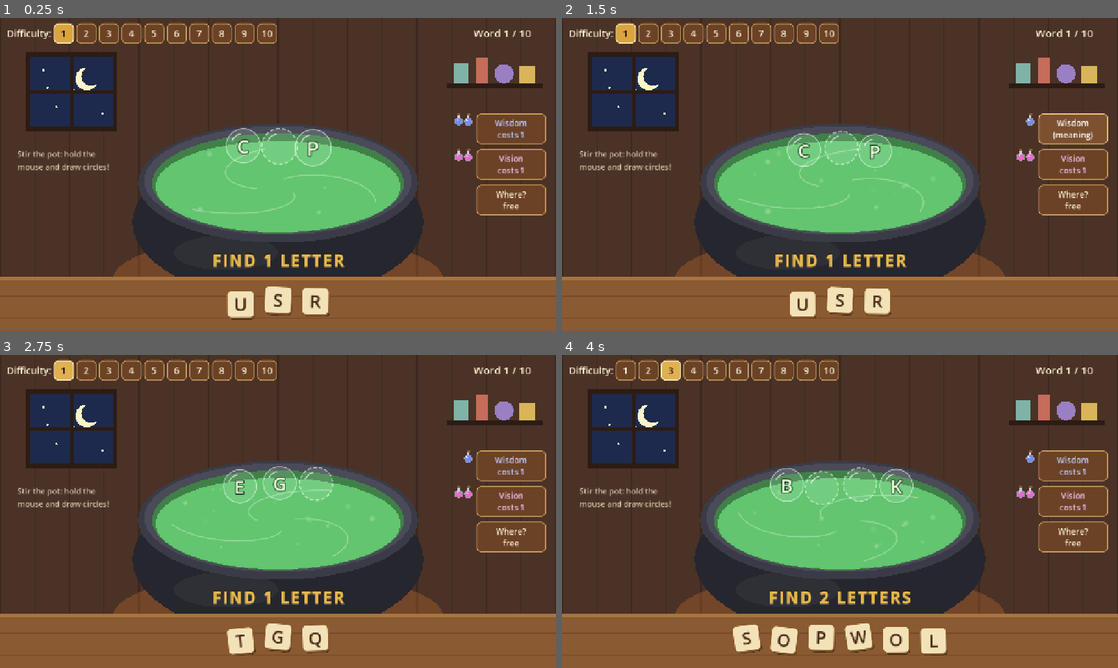
Above: before the commit, frames 1-4 (two rows, left to right).
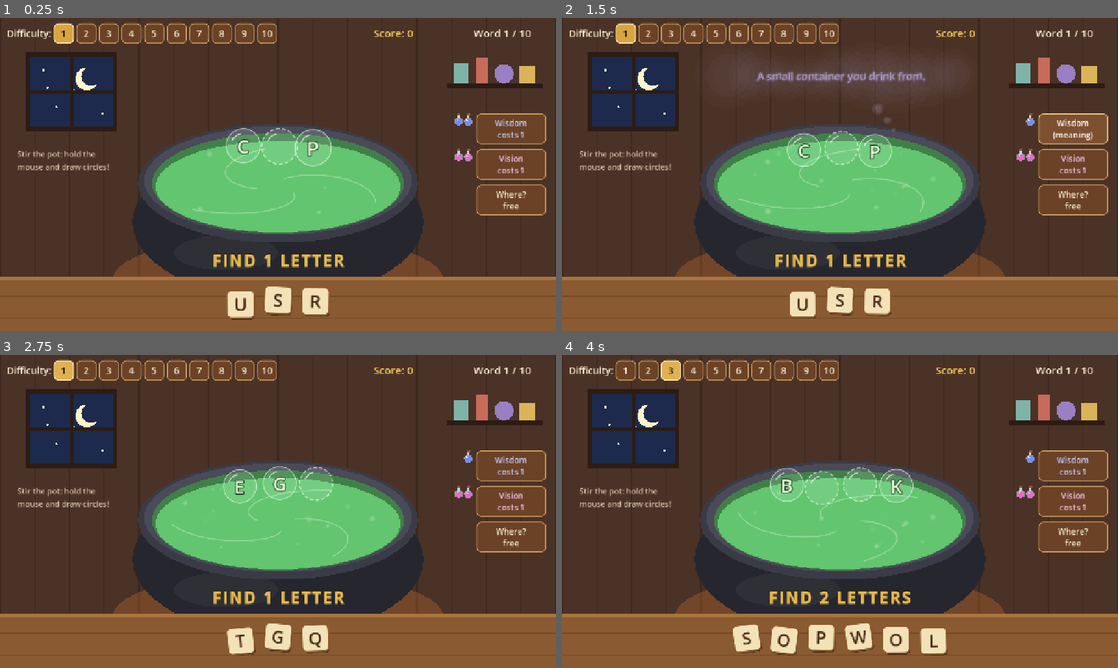
Above: after the commit, the same moments.

Repository: Kappakapawie/Spell-Cauldron
Game: Godot game, scene res://scenes/main.tscn
The game is run twice, just before and just after one commit, with the same random seed, the same clock (stepped at 60 frames per second) and the same inputs.
Inputs:
- Up to frame 1 (0.25 s): no input
- Up to frame 2 (1.5 s): click "Wisdom costs 1" at 0.5 s; click "Wisdom (meaning)" at 1.25 s
- Up to frame 3 (2.75 s): click "1" at 2 s
- Up to frame 4 (4 s): click "2" at 2.75 s; click "3" at 3.5 s

The runs differ from the first frame. In frame 1, less than 0.1% of the frame differs, in the area x 67-75%, y 4-6%; in frame 2, 1.3%, in the area x 31-75%, y 4-37%; in frame 3, less than 0.1%; in frame 4, less than 0.1%.

Commit message:
Dreamy Wisdom thought, potion cap and score
- The Wisdom hint is now a soft floating thought above the cauldron:
  hazy cloud, glowing slanted text, thought-dots rising from the brew
- Potions are capped at 10 per kind; each extra one becomes 10 points
  and flies to a new Score counter (saved with the potions)
- Older saves above the cap are converted to points on load

Co-Authored-By: Claude Opus 5.5 <noreply@anthropic.com>

Diff:
--- a/scripts/main.gd
+++ b/scripts/main.gd
@@ -77,8 +77,13 @@
 var spoon: Spoon
 
 var progress_label: Label
-var meaning_panel: PanelContainer
-var meaning_label: Label
+var thought: ThoughtCloud   ## the Wisdom hint, floating above the cauldron
+var score_label: Label
+
+const POTION_CAP := 10        ## most potions of one kind you can hold
+const POINTS_PER_POTION := 10 ## every potion earned beyond the cap becomes points
+var score := 0
+var score_incoming := 0       ## points still flying to the score counter
 var level_buttons: Array[Button] = []
 var complete_panel: PanelContainer
 var complete_label: Label
@@ -163,7 +168,7 @@
 	hint_count = 0
 	hint_marker.visible = false
 	insert_marker.visible = false
-	meaning_panel.visible = false
+	thought.hide_thought()
 	brew_color = BREW_GREEN
 
 	puzzle = PuzzleMaker.make(session_words[word_number], GameData.LEVELS[level - 1])
@@ -668,13 +673,12 @@
 	if complete_panel.visible:
 		return
 	if wisdom_used:
-		meaning_panel.visible = not meaning_panel.visible  # already paid: reopen for free
+		thought.toggle()  # already paid: reopen for free
 		return
 	if not _pay(PotionArt.WISDOM):
 		return
 	wisdom_used = true
-	meaning_label.text = puzzle.meaning
-	meaning_panel.visible = true
+	thought.show_text(puzzle.meaning)
 	_update_potion_ui()
 
 
@@ -710,6 +714,13 @@
 		return  # first time playing: keep the starting potions
 	for kind in potions.keys():
 		potions[kind] = int(cfg.get_value("potions", kind, potions[kind]))
+	score = int(cfg.get_value("progress", "score", 0))
+	# Older saves could hold more than the cap: turn the extra into points.
+	for kind in potions.keys():
+		if potions[kind] > POTION_CAP:
+			score += (potions[kind] - POTION_CAP) * POINTS_PER_POTION
+			potions[kind] = POTION_CAP
+	_save_game()
 
 
 func _save_game() -> void:
@@ -718,6 +729,7 @@
 	var cfg := ConfigFile.new()
 	for kind in potions.keys():
 		cfg.set_value("potions", kind, potions[kind])
+	cfg.set_value("progress", "score", score)
 	cfg.save(SAVE_PATH)
 
 
@@ -730,21 +742,41 @@
 		fly.position = WORD_CENTER + Vector2(randf_range(-60, 60), 0)
 		fly.scale = Vector2.ONE * 1.6
 		add_child(fly)
-		var shelf: PotionShelf = shelves[kind]
-		# Count (and save) the potion right away; the shelf only shows it once it lands.
-		potions[kind] += 1
-		incoming[kind] = incoming.get(kind, 0) + 1
 		var tw := fly.create_tween().set_trans(Tween.TRANS_QUAD).set_ease(Tween.EASE_IN_OUT)
 		tw.tween_interval(0.25 + i * 0.18)
 		tw.tween_property(fly, "position", fly.position + Vector2(0, -90), 0.3)
-		tw.tween_property(fly, "position", shelf.slot_global_position(potions[kind] - 1), 0.55)
-		tw.parallel().tween_property(fly, "scale", Vector2.ONE, 0.55)
-		tw.tween_callback(func() -> void:
-			incoming[kind] -= 1
-			_update_potion_ui()
-			fly.queue_free())
+		# Count (and save) right away; the shelf / score only shows it once it lands.
+		if potions[kind] < POTION_CAP:
+			potions[kind] += 1
+			incoming[kind] = incoming.get(kind, 0) + 1
+			var shelf: PotionShelf = shelves[kind]
+			tw.tween_property(fly, "position", shelf.slot_global_position(potions[kind] - 1), 0.55)
+			tw.parallel().tween_property(fly, "scale", Vector2.ONE, 0.55)
+			tw.tween_callback(func() -> void:
+				incoming[kind] -= 1
+				_update_potion_ui()
+				fly.queue_free())
+		else:
+			# Shelf is full: this potion turns into points.
+			score += POINTS_PER_POTION
+			score_incoming += POINTS_PER_POTION
+			var target := score_label.global_position + score_label.size * 0.5
+			tw.tween_property(fly, "position", target, 0.55)
+			tw.parallel().tween_property(fly, "scale", Vector2.ONE * 0.6, 0.55)
+			tw.tween_callback(func() -> void:
+				score_incoming -= POINTS_PER_POTION
+				_update_potion_ui()
+				_pop_score()
+				fly.queue_free())
 	_save_game()
 	_update_potion_ui()
+
+
+func _pop_score() -> void:
+	score_label.pivot_offset = score_label.size * 0.5
+	var tw := score_label.create_tween().set_trans(Tween.TRANS_BACK).set_ease(Tween.EASE_OUT)
+	tw.tween_property(score_label, "scale", Vector2.ONE * 1.35, 0.1)
+	tw.tween_property(score_label, "scale", Vector2.ONE, 0.25)
 
 
 func _update_potion_ui() -> void:
@@ -753,6 +785,7 @@
 	var cost := _potion_cost()
 	for kind in shelves:
 		(shelves[kind] as PotionShelf).count = potions[kind] - incoming.get(kind, 0)
+	score_label.text = "Score: %d" % (score - score_incoming)
 	var wisdom: Button = potion_buttons[PotionArt.WISDOM]
 	if wisdom_used:
 		wisdom.text = "Wisdom\n(meaning)"
@@ -1003,23 +1036,20 @@
 	progress_label.position = Vector2(1090, 18)
 	root.add_child(progress_label)
 
+	score_label = _label("", 24)
+	score_label.position = Vector2(860, 18)
+	score_label.add_theme_color_override("font_color", BREW_GOLD)
+	root.add_child(score_label)
+
 	var tip := _label("Stir the pot: hold the\nmouse and draw circles!", 18)
 	tip.position = Vector2(40, 300)
 	tip.modulate = Color(1, 1, 1, 0.75)
 	root.add_child(tip)
 
-	# Meaning hint (parchment)
-	meaning_panel = PanelContainer.new()
-	meaning_panel.position = Vector2(340, 70)
-	meaning_panel.mouse_filter = Control.MOUSE_FILTER_IGNORE
-	meaning_panel.visible = false
-	root.add_child(meaning_panel)
-	meaning_label = _label("", 22)
-	meaning_label.custom_minimum_size = Vector2(580, 0)
-	meaning_label.autowrap_mode = TextServer.AUTOWRAP_WORD_SMART
-	meaning_label.horizontal_alignment = HORIZONTAL_ALIGNMENT_CENTER
-	meaning_label.add_theme_color_override("font_color", Color("4a2c17"))
-	meaning_panel.add_child(meaning_label)
+	# Meaning hint (Wisdom potion): a floating thought
+	thought = ThoughtCloud.new()
+	root.add_child(thought)
+	thought.setup(Vector2(640, 140))
 
 	# Action buttons
 	var side := VBoxContainer.new()
--- /dev/null
+++ b/scripts/thought_cloud.gd
@@ -0,0 +1,109 @@
+class_name ThoughtCloud
+extends Control
+
+## The Wisdom hint: the word's meaning drifting above the cauldron like a thought.
+## A hazy cloud, soft glowing slanted text, and little thought-dots rising from the brew.
+
+const WIDTH := 620.0
+
+var _label: Label
+var _base := Vector2.ZERO
+var _fade: Tween
+var _shown := false
+
+
+func _init() -> void:
+	mouse_filter = Control.MOUSE_FILTER_IGNORE
+	_label = Label.new()
+	_label.mouse_filter = Control.MOUSE_FILTER_IGNORE
+	_label.autowrap_mode = TextServer.AUTOWRAP_WORD_SMART
+	_label.horizontal_alignment = HORIZONTAL_ALIGNMENT_CENTER
+	_label.vertical_alignment = VERTICAL_ALIGNMENT_CENTER
+	_label.custom_minimum_size = Vector2(WIDTH - 80, 0)
+	var italic := FontVariation.new()
+	italic.base_font = ThemeDB.fallback_font
+	italic.variation_transform = Transform2D(Vector2(1, 0), Vector2(0.22, 1), Vector2.ZERO)
+	_label.add_theme_font_override("font", italic)
+	_label.add_theme_font_size_override("font_size", 24)
+	_label.add_theme_color_override("font_color", Color(0.95, 0.93, 1.0, 0.92))
+	# A wide, soft shadow with no offset works as a dreamy glow.
+	_label.add_theme_color_override("font_shadow_color", Color(0.7, 0.62, 1.0, 0.45))
+	_label.add_theme_constant_override("shadow_outline_size", 14)
+	_label.add_theme_constant_override("shadow_offset_x", 0)
+	_label.add_theme_constant_override("shadow_offset_y", 0)
+	add_child(_label)
+	modulate.a = 0.0
+	visible = false
+
+
+## Place the thought so its centre sits at `center`.
+func setup(center: Vector2) -> void:
+	_base = center
+	_reposition()
+
+
+func show_text(text: String) -> void:
+	_label.text = text
+	_reposition()
+	_fade_to(true)
+
+
+func hide_thought() -> void:
+	_fade_to(false)
+
+
+func toggle() -> void:
+	_fade_to(not _shown)
+
+
+func is_shown() -> bool:
+	return _shown
+
+
+func _reposition() -> void:
+	# Fixed box: meanings are short (one or two lines), text is centred inside it.
+	_label.size = Vector2(WIDTH - 80, 84)
+	_label.position = Vector2(40, 18)
+	size = Vector2(WIDTH, 120)
+
+
+func _fade_to(on: bool) -> void:
+	_shown = on
+	if _fade:
+		_fade.kill()
+	if on:
+		visible = true
+	_fade = create_tween().set_trans(Tween.TRANS_SINE)
+	_fade.tween_property(self, "modulate:a", 1.0 if on else 0.0, 0.8 if on else 0.4)
+	if not on:
+		_fade.tween_callback(func() -> void: visible = false)
+
+
+func _process(_delta: float) -> void:
+	if not visible:
+		return
+	var t := Time.get_ticks_msec() / 1000.0
+	position = _base - size * 0.5 + Vector2(sin(t * 0.6) * 8.0, sin(t * 0.9) * 6.0)
+	_label.modulate.a = 0.85 + 0.15 * sin(t * 1.3)
+	queue_redraw()
+
+
+func _draw() -> void:
+	var t := Time.get_ticks_msec() / 1000.0
+	var w := size.x
+	var h := size.y
+	# Hazy cloud: many big, very faint overlapping puffs.
+	var puffs := 9
+	for i in puffs:
+		var x := w * (0.08 + 0.84 * i / float(puffs - 1))
+		var y := h * 0.5 + sin(t * 0.8 + i * 1.7) * 6.0
+		var r := h * (0.55 + 0.12 * sin(t * 0.5 + i))
+		for layer in 4:
+			draw_circle(Vector2(x, y), r * (1.0 - layer * 0.18), Color(0.82, 0.78, 1.0, 0.035))
+	# Little thought-dots drifting down toward the brew.
+	var dots := [Vector2(w * 0.64, h + 14), Vector2(w * 0.67, h + 40), Vector2(w * 0.69, h + 62)]
+	for i in dots.size():
+		var p: Vector2 = dots[i] + Vector2(sin(t * 1.2 + i) * 3.0, 0)
+		var r := 13.0 - i * 4.0
+		draw_circle(p, r, Color(0.85, 0.8, 1.0, 0.18))
+		draw_circle(p, r * 0.6, Color(0.9, 0.86, 1.0, 0.18))
--- a/tests/smoke_test.gd
+++ b/tests/smoke_test.gd
@@ -62,6 +62,9 @@
 		main._drink_wisdom()
 		if main.potions[PotionArt.VISION] != 10 - cost or main.potions[PotionArt.WISDOM] != 10 - cost:
 			_fail("level %d: drinking did not cost %d potions" % [lvl, cost])
+		# Fill both shelves to the cap: every reward potion must turn into points.
+		main.potions = {PotionArt.WISDOM: main.POTION_CAP, PotionArt.VISION: main.POTION_CAP}
+		var score_before: int = main.score
 		var before: int = main.potions[PotionArt.VISION] + main.potions[PotionArt.WISDOM]
 		var reward: int = main._potion_reward()
 		_solve(main, word, false)
@@ -69,8 +72,15 @@
 			_fail("level %d: spelled %s, expected %s" % [lvl, main._spelling(), word])
 		await main._stir()
 		var after: int = main.potions[PotionArt.VISION] + main.potions[PotionArt.WISDOM]
-		if after != before + reward:
-			_fail("level %d: expected %d reward potions, got %d" % [lvl, reward, after - before])
+		if after != before:
+			_fail("level %d: potions went over the cap (%d -> %d)" % [lvl, before, after])
+		if main.score != score_before + reward * main.POINTS_PER_POTION:
+			_fail("level %d: expected +%d points, got +%d" % [lvl, reward * main.POINTS_PER_POTION, main.score - score_before])
+		# Below the cap, rewards go to the shelves instead.
+		main.potions = {PotionArt.WISDOM: 0, PotionArt.VISION: 0}
+		main._award_potions()
+		if main.potions[PotionArt.WISDOM] + main.potions[PotionArt.VISION] != main._potion_reward():
+			_fail("level %d: rewards below the cap did not reach the shelves" % lvl)
 		if main.word_number != 1:
 			_fail("level %d: correct answer did not advance (word %s)" % [lvl, word])
 		else:
Not shown, added: scripts/thought_cloud.gd.uid
Not shown, changed: PLAN.md
